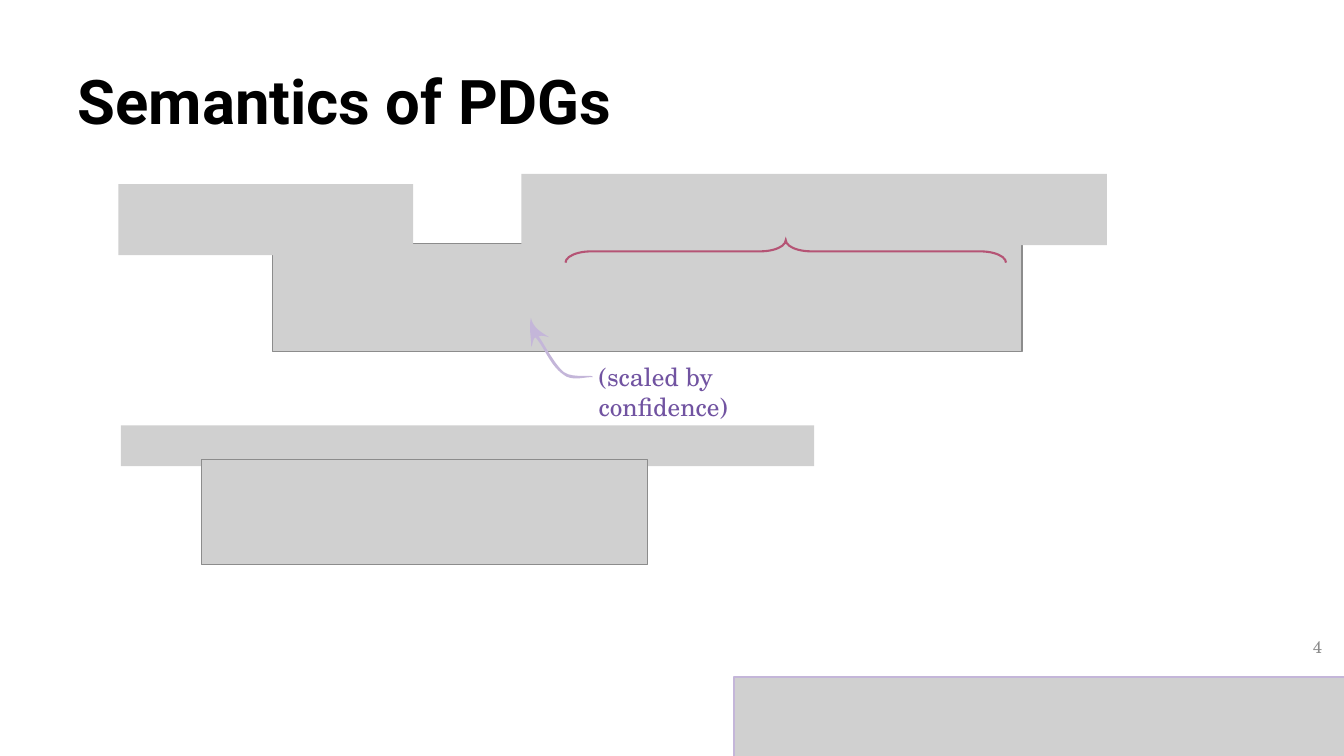
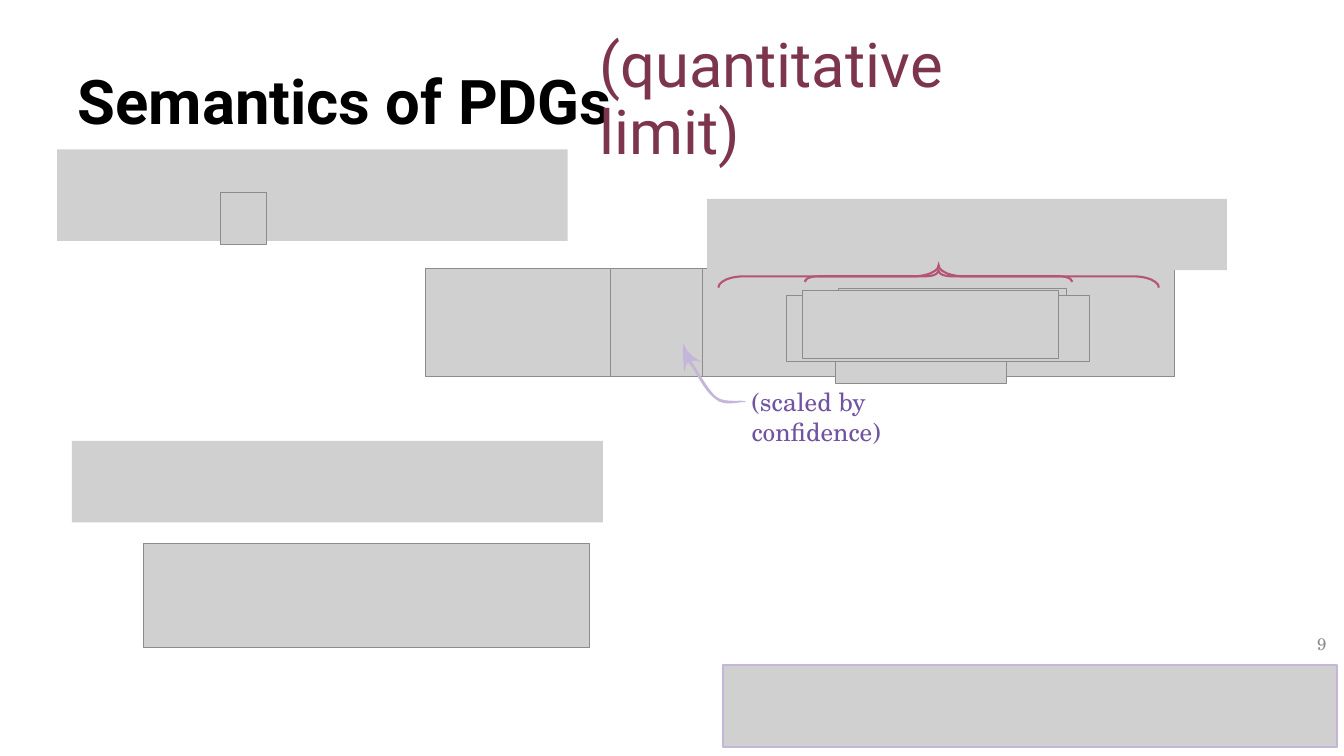
Before and after one commit to orichardson/pdg-expts, a slide deck: slide 9 of present/ai-seminar-2023/one-true-loss--45min.pptx (slide 4 before the commit). Drawn at 1344x756 pixels with LibreOffice and Linux fonts; fonts in the diff are those of the drawing; grey boxes stand for pictures. Boxes give left, top, right and bottom in pixels: in the first picture for what was removed or moved away, otherwise in the second. Text is boxed around its words. In the diff, an @@ line names an element or a change of style, - is before the commit and + after.

```diff
--- a/present/ai-seminar-2023/one-true-loss--45min.pptx
+++ b/present/ai-seminar-2023/one-true-loss--45min.pptx
@@ text added at box(599, 38, 942, 168), 44 pt, text #7C354D @@
+(quantitative limit)
@@ picture: place and size @@
-picture at box(118, 185, 412, 256)
+picture at box(57, 149, 569, 241)
@@ picture added at box(221, 193, 267, 245) @@
@@ picture: place and size @@
-picture at box(521, 174, 1107, 246)
+picture at box(708, 199, 1228, 270)
@@ picture added at box(425, 269, 611, 377) @@
@@ picture: place and size @@
-picture at box(273, 244, 1022, 352)
+picture at box(597, 269, 703, 377)
@@ picture added at box(703, 269, 1175, 377) @@
@@ picture added at box(666, 287, 704, 346) @@
@@ picture added at box(786, 296, 1090, 362) @@
@@ picture added at box(804, 290, 1060, 359) @@
@@ left brace added at box(806, 270, 1073, 281), outline #B55475 1.5 pt @@
@@ picture added at box(836, 291, 1007, 383) @@
@@ picture added at box(838, 289, 1066, 357) @@
@@ 1 text, 1 left brace, 1 freeform shape: place and size @@
-1 text, 1 left brace, 1 freeform shape at box(517, 240, 1006, 419)
+1 text, 1 left brace, 1 freeform shape at box(670, 266, 1159, 444)
@@ picture: place and size @@
-picture at box(121, 425, 815, 466)
+picture at box(72, 441, 603, 522)
@@ picture: place and size @@
-picture at box(202, 460, 647, 565)
+picture at box(144, 543, 590, 648)
@@ page number at box(1317, 638, 1326, 650): text changed @@
-4
+9
@@ picture: place and size @@
-picture at box(735, 678, 1344, 756)
+picture at box(723, 665, 1337, 748)
```
Also in this commit, not shown: 15 other slides changed, 19 slides added.
